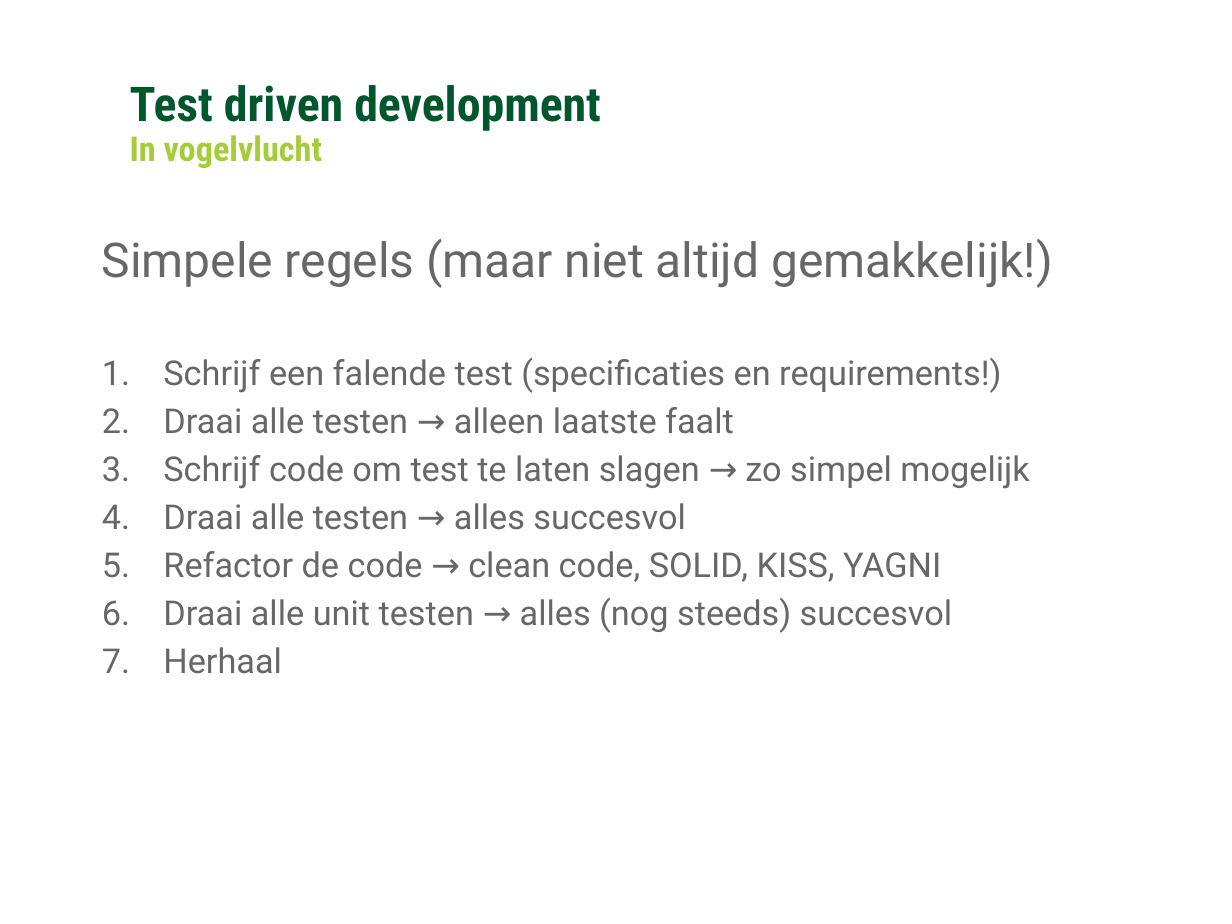
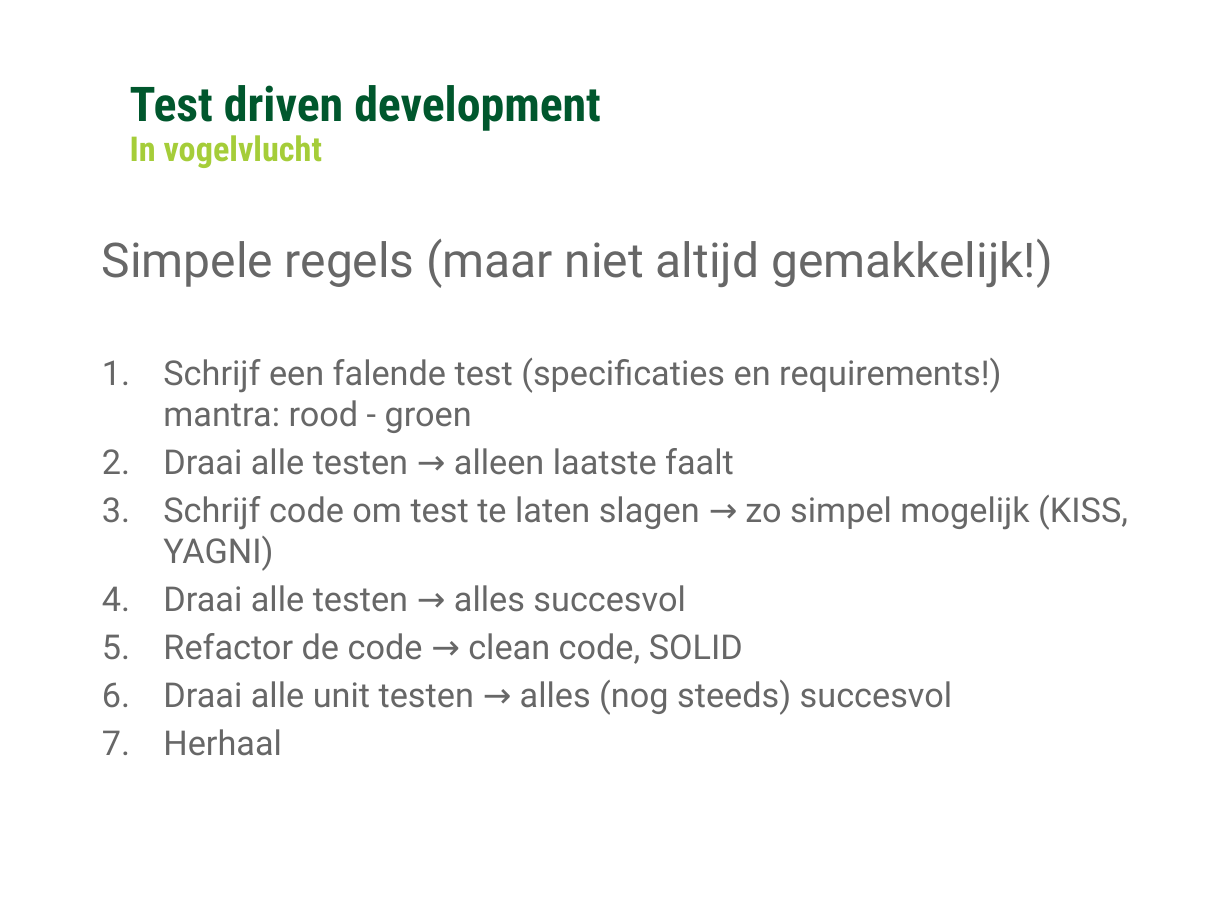
Before and after one commit to Ozindar/GCUnitTestDojo, a slide deck: slide 3 of RomanNumbers/Coding Kata - Romeinse notatie.pptx. Drawn at 1232x924 pixels with LibreOffice and Linux fonts; fonts in the diff are those of the drawing; background and template pictures are left out. Boxes give left, top, right and bottom in pixels: in the first picture for what was removed or moved away, otherwise in the second. Text is boxed around its words. In the diff, an @@ line names an element or a change of style, - is before the commit and + after.

Commit message:
Changes for the presentation

```diff
--- a/RomanNumbers/Coding Kata - Romeinse notatie.pptx
+++ b/RomanNumbers/Coding Kata - Romeinse notatie.pptx
@@ text at bbox=[163, 358, 1001, 433]: text changed @@
-1. Schrijf een falende test (specificaties en requirements!)
+1. Schrijf een falende test (specificaties en requirements!)
+   mantra: rood - groen
@@ text at bbox=[163, 495, 1128, 571]: text changed @@
-3. Schrijf code om test te laten slagen → zo simpel mogelijk
+3. Schrijf code om test te laten slagen → zo simpel mogelijk (KISS, YAGNI)
@@ text at bbox=[163, 633, 743, 664]: text changed @@
-5. Refactor de code → clean code, SOLID, KISS, YAGNI
+5. Refactor de code → clean code, SOLID
```
Also in this commit, not shown: 5 other slides changed.
